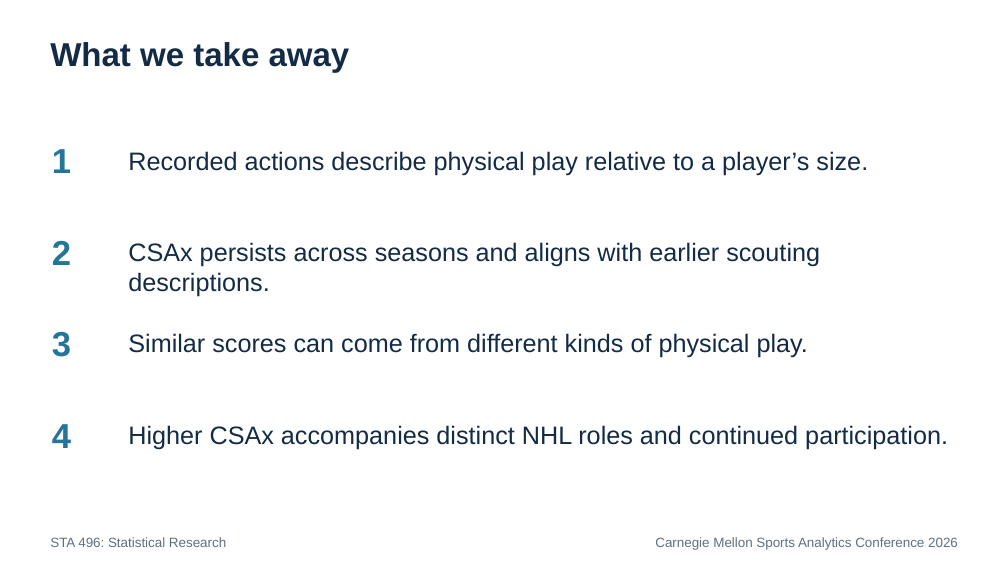
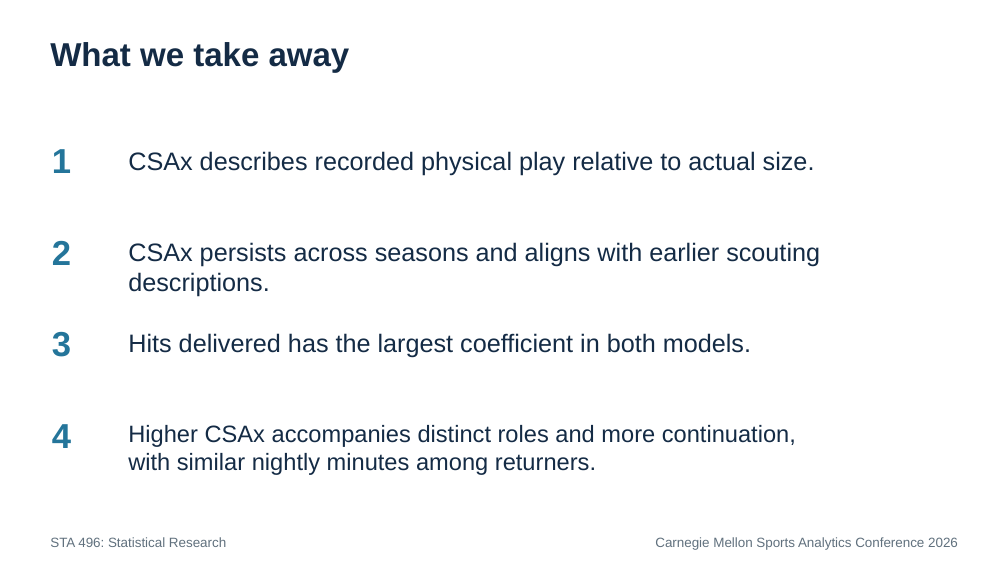
Before and after one commit to RentoSaijo/CSAx_STA496, a slide deck: slide 41 of reports/presentation.pptx (slide 39 before the commit). Drawn at 1008x567 pixels with LibreOffice and Linux fonts; fonts in the diff are those of the drawing. Boxes give left, top, right and bottom in pixels: in the first picture for what was removed or moved away, otherwise in the second. Text is boxed around its words. In the diff, an @@ line names an element or a change of style, - is before the commit and + after.

```diff
--- a/reports/presentation.pptx
+++ b/reports/presentation.pptx
@@ text at <box>128,151,815,175</box>: text changed @@
-Recorded actions describe physical play relative to a player’s size.
+CSAx describes recorded physical play relative to actual size.
@@ text at <box>128,333,751,358</box>: text changed @@
-Similar scores can come from different kinds of physical play.
+Hits delivered has the largest coefficient in both models.
@@ text at <box>128,425,796,475</box>: text changed; size 24 to 22.5 pt @@
-Higher CSAx accompanies distinct NHL roles and continued participation.
+Higher CSAx accompanies distinct roles and more continuation,
+with similar nightly minutes among returners.
```
Also in this commit, not shown: 18 other slides changed, 5 slides added, 3 slides removed.
